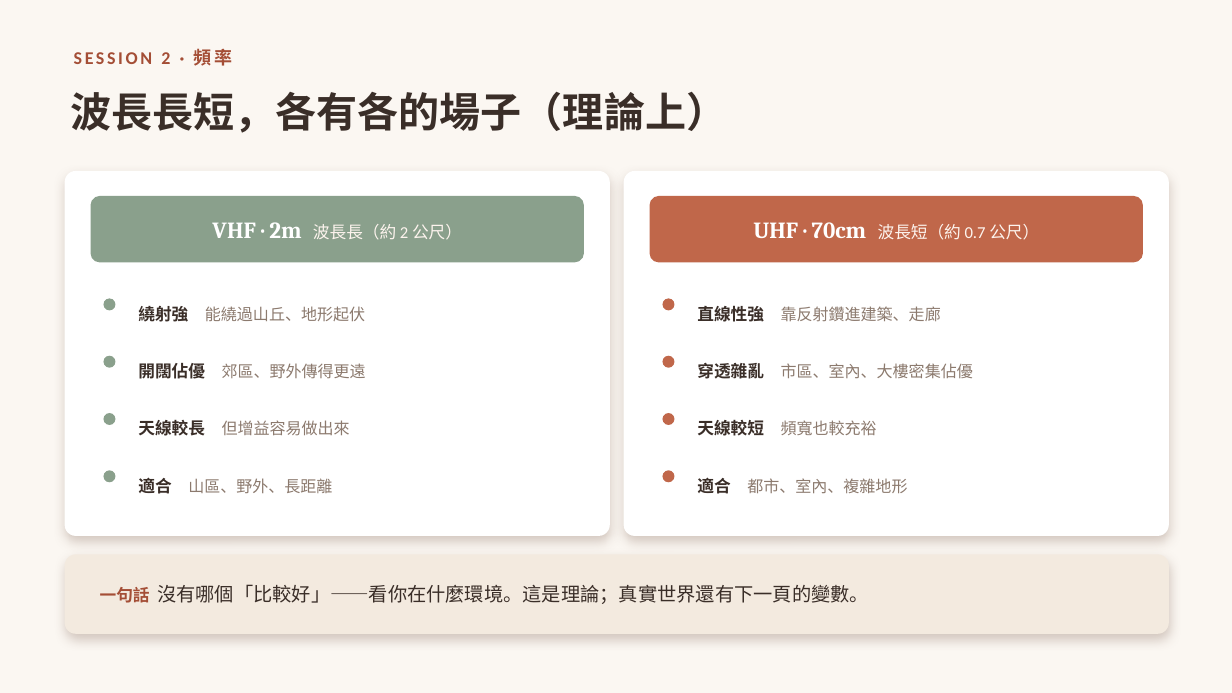
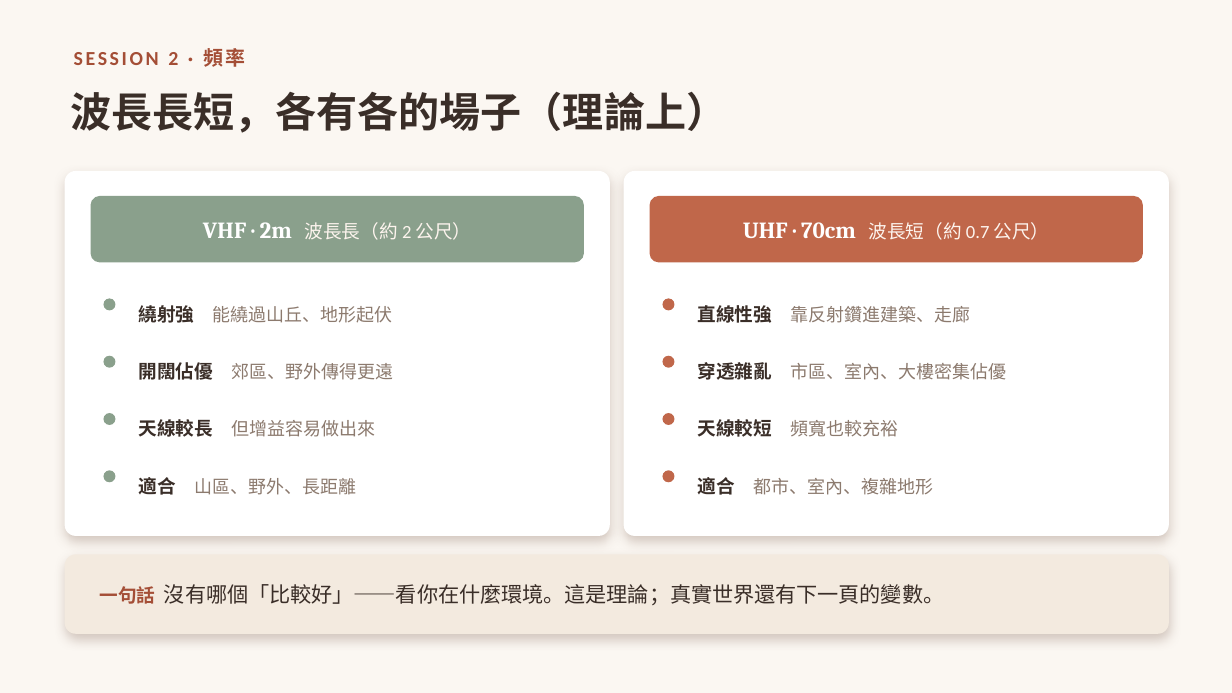
Before and after one commit to winson3QQ/Radio-Advanced, a slide deck: slide 12 of 投影片/進階無線電_課程投影片.pptx. Drawn at 1232x693 pixels with LibreOffice and Linux fonts; fonts in the diff are those of the drawing. Boxes give left, top, right and bottom in pixels: in the first picture for what was removed or moved away, otherwise in the second. Text is boxed around its words. In the diff, an @@ line names an element or a change of style, - is before the commit and + after.

```diff
--- a/投影片/進階無線電_課程投影片.pptx
+++ b/投影片/進階無線電_課程投影片.pptx
@@ text "SESSION 2 · 頻率" at (x1=74, y1=48, x2=245, y2=67): size 14 to 15.5 pt @@
@@ text "VHF · 2m 波長長（約 2 ..." at (x1=203, y1=222, x2=472, y2=240): size 13 to 14.5 pt in "波長長（約 2 公尺）" @@
@@ text "UHF · 70cm 波長短（約 0.7 ..." at (x1=743, y1=222, x2=1050, y2=240): size 13 to 14.5 pt in "波長短（約 0.7 公尺）" @@
@@ text "繞射強 能繞過山丘、地形起伏" at (x1=138, y1=305, x2=393, y2=323): size 13 to 14.5 pt in "繞射強"; size 12.5 to 14 pt in "能繞過山丘、地形起伏" @@
@@ text "直線性強 靠反射鑽進建築、走廊" at (x1=697, y1=305, x2=971, y2=323): size 13 to 14.5 pt in "直線性強"; size 12.5 to 14 pt in "靠反射鑽進建築、走廊" @@
@@ text "開闊佔優 郊區、野外傳得更遠" at (x1=138, y1=362, x2=394, y2=380): size 13 to 14.5 pt in "開闊佔優"; size 12.5 to 14 pt in "郊區、野外傳得更遠" @@
@@ text "穿透雜亂 市區、室內、大樓密集佔優" at (x1=697, y1=362, x2=1007, y2=380): size 13 to 14.5 pt in "穿透雜亂"; size 12.5 to 14 pt in "市區、室內、大樓密集佔優" @@
@@ text "天線較長 但增益容易做出來" at (x1=138, y1=419, x2=376, y2=437): size 13 to 14.5 pt in "天線較長"; size 12.5 to 14 pt in "但增益容易做出來" @@
@@ text "天線較短 頻寬也較充裕" at (x1=697, y1=419, x2=899, y2=437): size 13 to 14.5 pt in "天線較短"; size 12.5 to 14 pt in "頻寬也較充裕" @@
@@ text "適合 山區、野外、長距離" at (x1=138, y1=477, x2=356, y2=495): size 13 to 14.5 pt in "適合"; size 12.5 to 14 pt in "山區、野外、長距離" @@
@@ text "適合 都市、室內、複雜地形" at (x1=697, y1=477, x2=933, y2=495): size 13 to 14.5 pt in "適合"; size 12.5 to 14 pt in "都市、室內、複雜地形" @@
@@ text "一句話 沒有哪個「比較好」——看你在什麼環境。這是理論；真實世界還有下一頁的變數。" at (x1=100, y1=584, x2=944, y2=605): size 13 to 14.5 pt in "一句話"; size 15 to 16.5 pt @@
```
Also in this commit, not shown: 39 other slides changed, 2 slides added.
